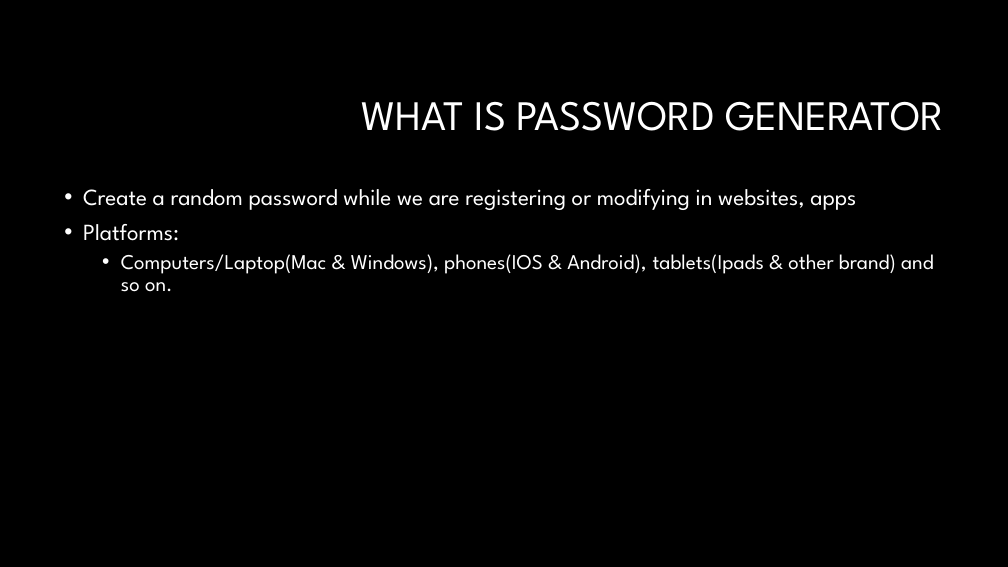
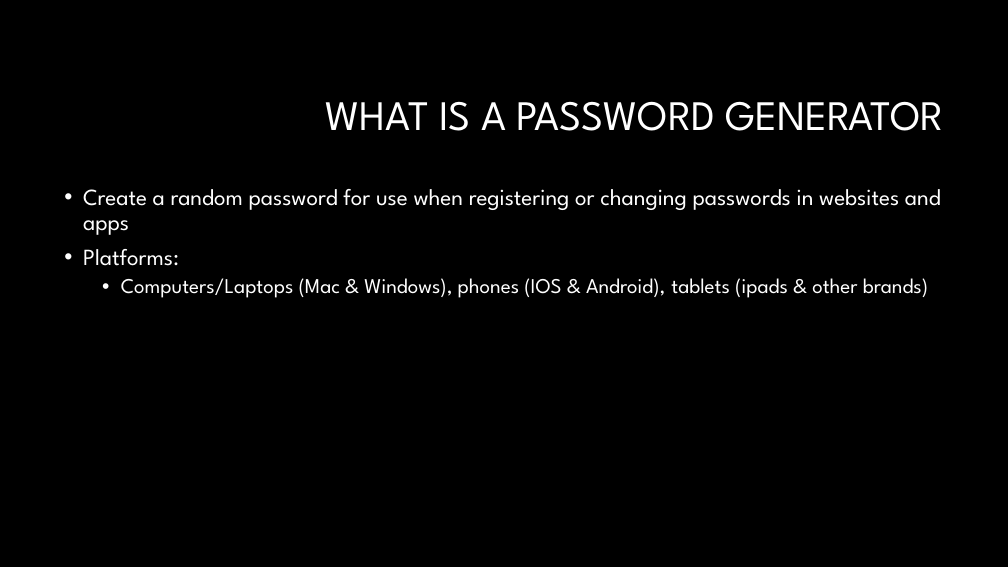
Before and after one commit to Steven-lei/Password-Generator, a slide deck: slide 3 of document/Presentation Password Generator.pptx. Drawn at 1008x567 pixels with LibreOffice and Linux fonts; fonts in the diff are those of the drawing; background and template pictures are left out. Boxes give left, top, right and bottom in pixels: in the first picture for what was removed or moved away, otherwise in the second. Text is boxed around its words. In the diff, an @@ line names an element or a change of style, - is before the commit and + after.

```diff
--- a/document/Presentation Password Generator.pptx
+++ b/document/Presentation Password Generator.pptx
@@ title at (x1=326, y1=101, x2=944, y2=131): text changed @@
-WHAT IS PASSWORD GENERATOR
+WHAT IS A PASSWORD GENERATOR
@@ text at (x1=83, y1=189, x2=941, y2=235): text changed @@
-• Create a random password while we are registering or modifying in websites, apps
+• Create a random password for use when registering or changing passwords in websites and apps
@@ text at (x1=121, y1=278, x2=928, y2=298): text changed @@
-  • Computers/Laptop(Mac & Windows), phones(IOS & Android), tablets(Ipads & other brand) and so on.
+  • Computers/Laptops (Mac & Windows), phones (IOS & Android), tablets (ipads & other brands)
```
Also in this commit, not shown: 7 other slides changed, 1 slide added, 1 other file.
